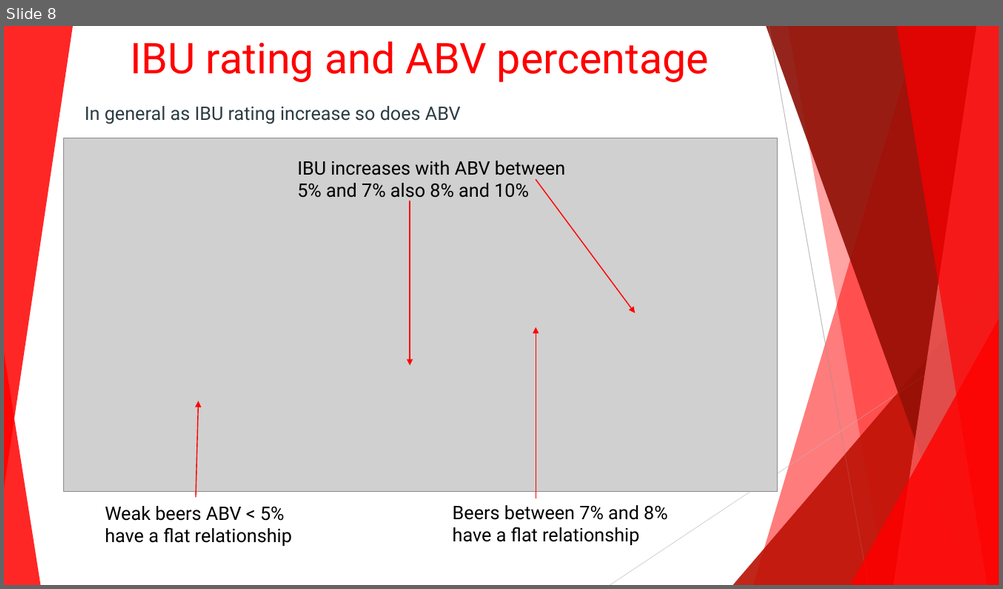
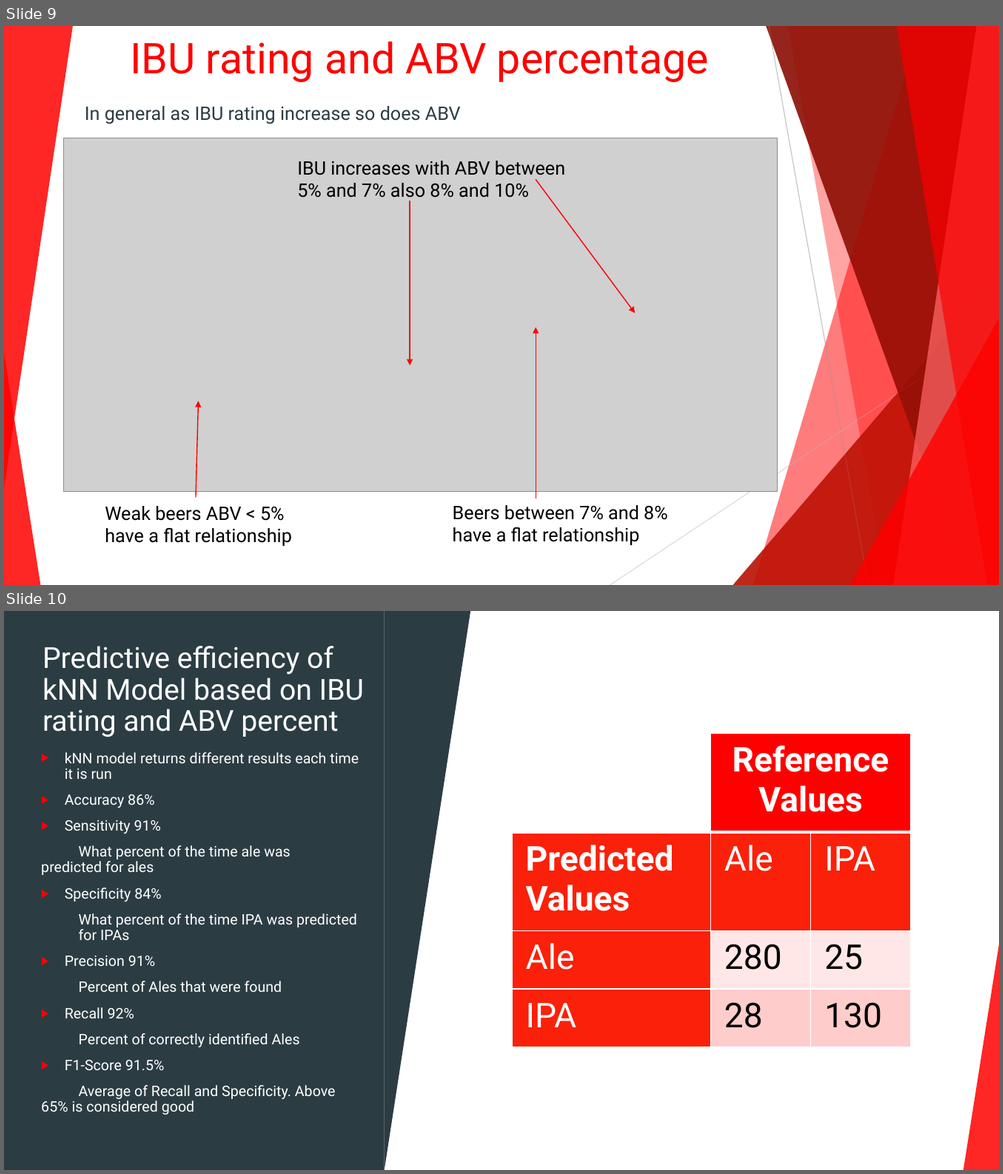
Before and after one commit to 7446Nguyen/6306_Project1, a slide deck: Budweiser C level presentation.pptx. Shown one above the other, each under a label of ours: slide 8 before the commit, slides 9 and 10 after it. The pictures are 1003x589 and 1003x1174 pixels, drawn with LibreOffice and Linux fonts; fonts in the diff are those of the drawing; grey boxes stand for pictures. Boxes give left, top, right and bottom in pixels: in the first picture for what was removed or moved away, otherwise in the second. Text is boxed around its words. In the diff, an @@ line names an element or a change of style, - is before the commit and + after.

```diff
--- a/Budweiser C level presentation.pptx
+++ b/Budweiser C level presentation.pptx
@@ slide 10 added at (4,611,999,1170), background #FFFFFF; not listed: 8 template elements that a slide beside it also shows @@
@@ rectangle added at (4,611,999,1170), fill #FFFFFF @@
@@ rectangle added at (4,611,384,1170), fill #2C3C43 @@
@@ triangle added at (384,611,471,1170), fill #2C3C43 @@
@@ text added at (42,646,364,737), 28 pt, text #FFFFFF @@
+Predictive efficiency of kNN Model based on IBU rating and ABV percent
@@ table added at (512,733,910,1048), 4 rows, 3 columns @@
+ | Reference Values | 
+Predicted Values | Ale | IPA
+Ale | 280 | 25
+IPA | 28 | 130
@@ text added at (41,752,358,1115), 14 pt, text #FFFFFF @@
+▶ kNN model returns different results each time it is run
+▶ Accuracy 86%
+▶ Sensitivity 91%
+What percent of the time ale was predicted for ales
+▶ Specificity 84%
+  What percent of the time IPA was predicted for IPAs
+▶ Precision 91%
+  Percent of Ales that were found
+▶ Recall 92%
+  Percent of correctly identified Ales
+▶ F1-Score 91.5%
+Average of Recall and Specificity. Above 65% is considered good
@@ group added at (4,611,999,1170): 5 freeform shapes, 3 triangles, 2 lines @@
@@ triangle added at (964,939,999,1170), fill #FF0000 at 85% opacity @@
@@ what was slide 8 is now slide 9 @@
```
Also in this commit, not shown: 2 slides changed, 5 other slides added, 3 other files.
